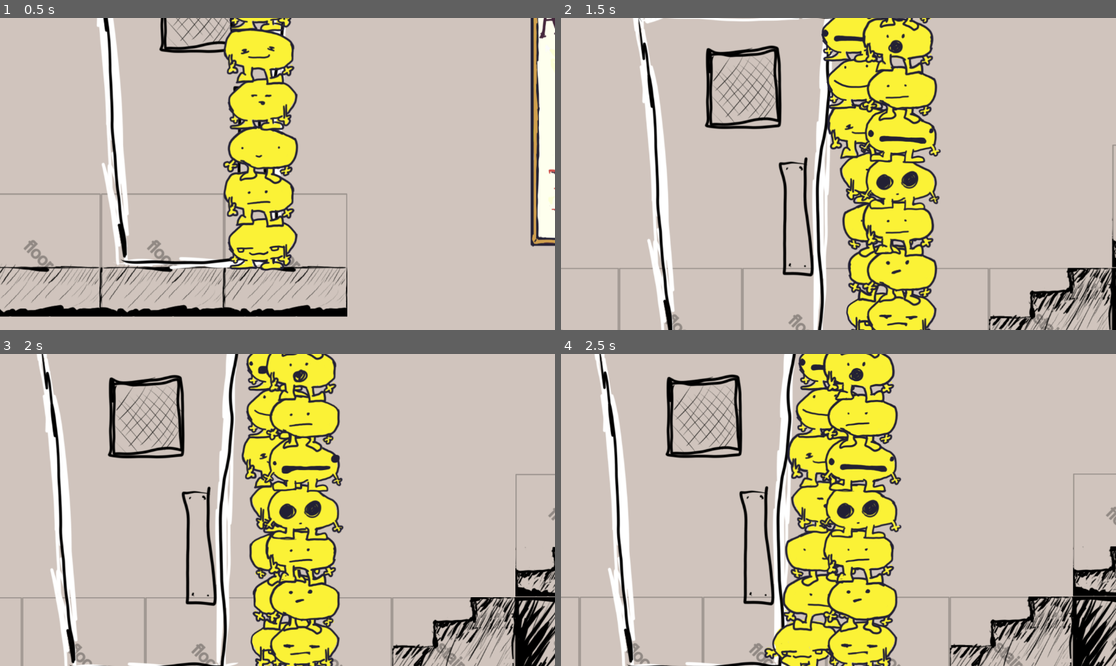
Above: before the commit, frames 1-4 (two rows, left to right).
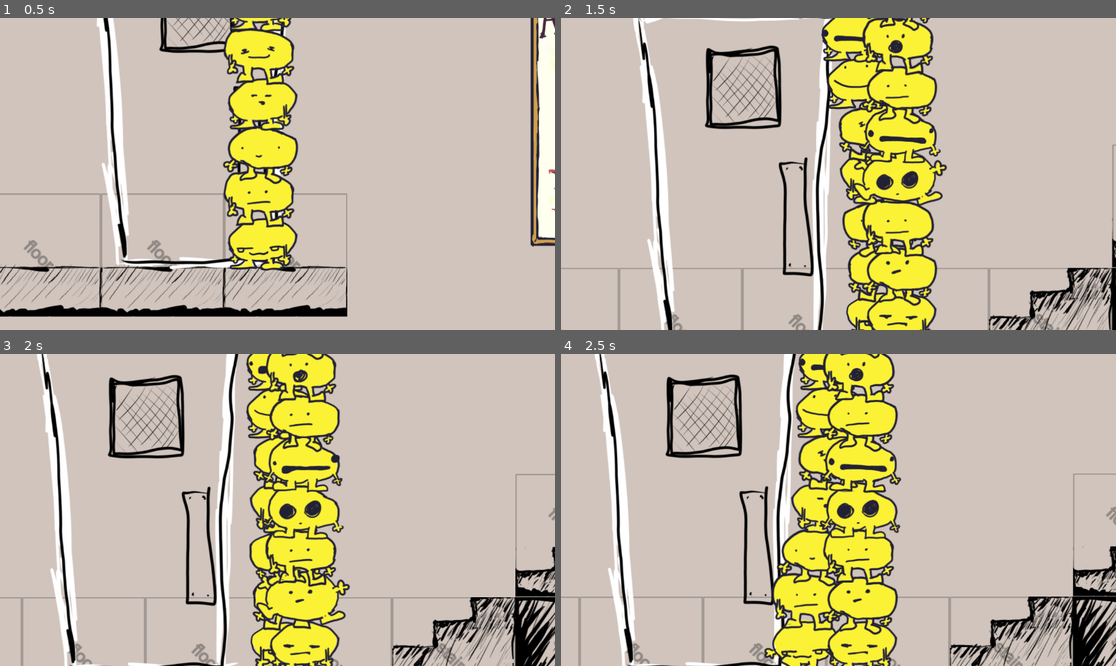
Above: after the commit, the same moments.

Repository: JCoMcL/gourt-game
Game: Godot game, scene res://level/office-level.tscn
The game is run twice, just before and just after one commit, with the same random seed, the same clock (stepped at 60 frames per second) and the same inputs.
Inputs (mouse positions are in pixels of both pictures, inside the frame that each line leads up to):
- Up to frame 1 (0.5 s): no input
- Up to frame 2 (1.5 s): move the mouse to (960, 158) at 0.52 s; hold Right (go right) 0.53-1.25 s; hold Up (enter door) 0.53-1.25 s; click (960, 158) at 0.67 s; drag from (727, 189) to (810, 236) at 1.27 s
- Up to frame 3 (2 s): no input
- Up to frame 4 (2.5 s): move the mouse to (894, 441) at 2.02 s; hold Left (go left) from 2.03 s (still down); hold Mouse wheel down (move equipment down) from 2.03 s (still down)

Frame 1 is identical in both runs. In frame 2, 1.6% of the frame differs, in the area x 47-70%, y 27-62%; in frame 3, 1.8%; in frame 4, 2.9%, in the area x 37-62%, y 25-90%.

Commit message:
make guort stack delete itself in initialization because it serves no purpose during gameplay and having the all guorts in a stick be siblings usually but not always seems like it might obfuscate some bugs down the line.

Diff:
--- a/gourts/stack.gd
+++ b/gourts/stack.gd
@@ -33,8 +33,12 @@
 	g.queue_free()
 
 func unleash_children():
-	pass
+	var p = get_parent()
+	print(p)
+	for c in get_children():
+		c.reparent.call_deferred(p)
+	queue_free()
 
-func _ready() -> void:
-	if not Engine.is_editor_hint:
+func _enter_tree() -> void:
+	if not Engine.is_editor_hint():
 		unleash_children()
